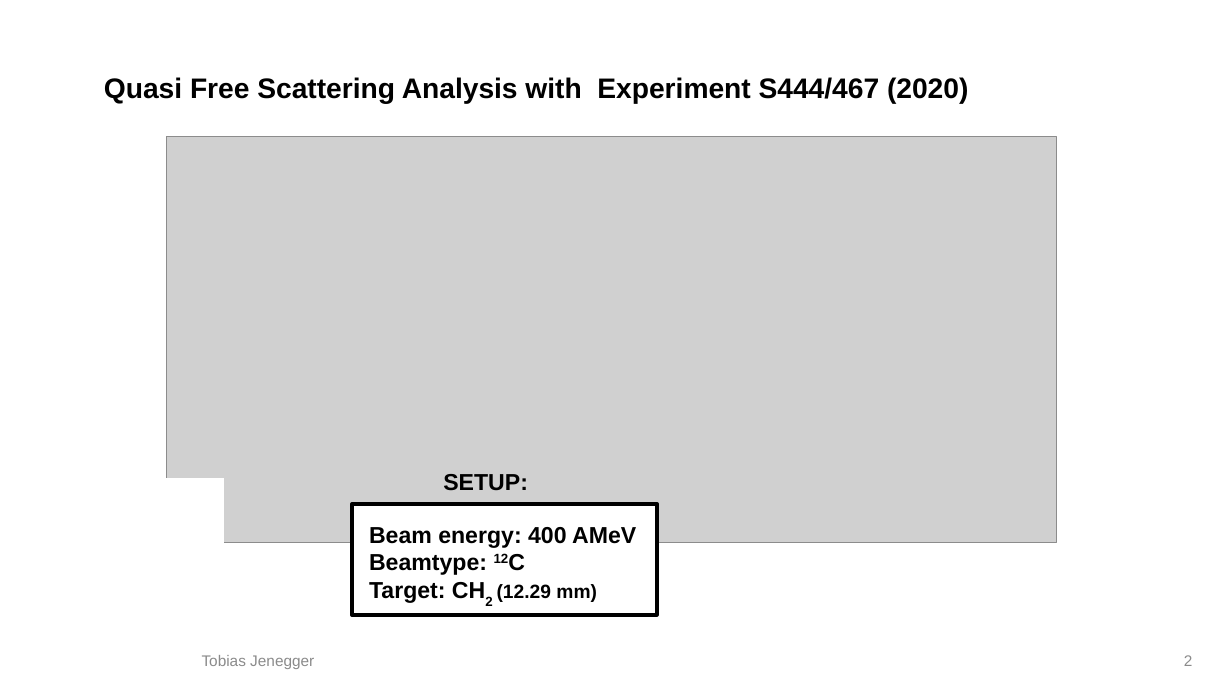
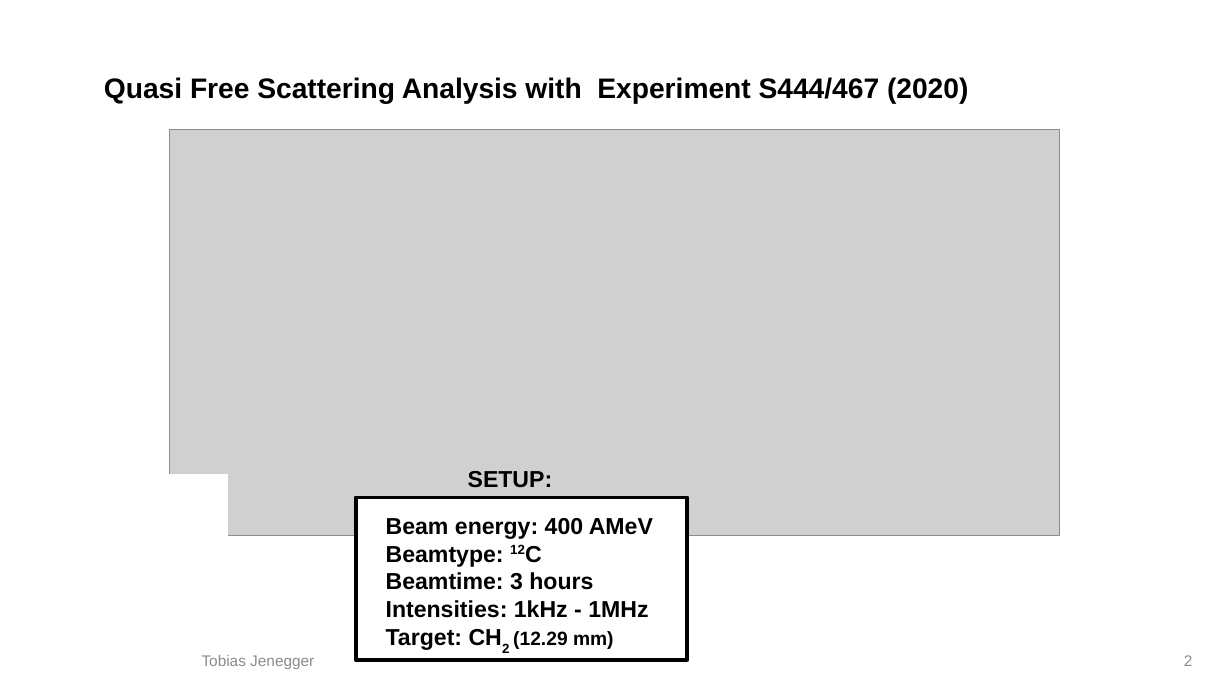
Before and after one commit to jenegger/r3bweek_2022, a slide deck: slide 2 of r3b_pres_2022.odp. Drawn at 1232x693 pixels with LibreOffice and Linux fonts; fonts in the diff are those of the drawing; grey boxes stand for pictures; background and template pictures are left out. Boxes give left, top, right and bottom in pixels: in the first picture for what was removed or moved away, otherwise in the second. Text is boxed around its words. In the diff, an @@ line names an element or a change of style, - is before the commit and + after.

```diff
--- a/r3b_pres_2022.odp
+++ b/r3b_pres_2022.odp
@@ picture: place and size @@
-picture at bbox=[166, 137, 1056, 543]
+picture at bbox=[170, 129, 1060, 536]
@@ rectangle: place and size @@
-rectangle at bbox=[156, 479, 224, 543]
+rectangle at bbox=[160, 475, 227, 540]
@@ text "SETUP:": place and size @@
-text "SETUP:" at bbox=[443, 474, 528, 491]
+text "SETUP:" at bbox=[468, 471, 553, 488]
@@ rectangle: place and size @@
-rectangle at bbox=[352, 504, 657, 615]
+rectangle at bbox=[356, 497, 688, 660]
@@ text "Beam energy: 400 AMeV": place and size @@
-text "Beam energy: 400 AMeV" at bbox=[369, 527, 636, 603]
+text "Beam energy: 400 AMeV" at bbox=[386, 518, 653, 650]
@@ text at bbox=[386, 572, 648, 618]: paragraphs added @@
+Beamtime: 3 hours
+Intensities: 1kHz - 1MHz
```
Also in this commit, not shown: 1 other slide changed, 1 other file.
